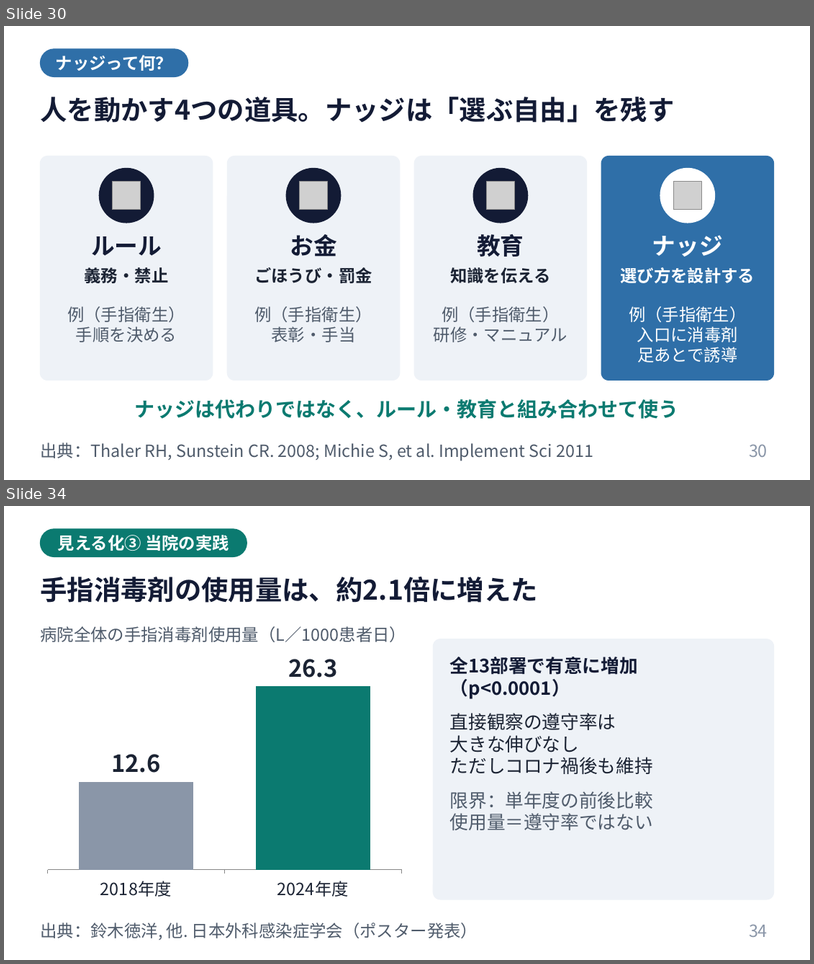
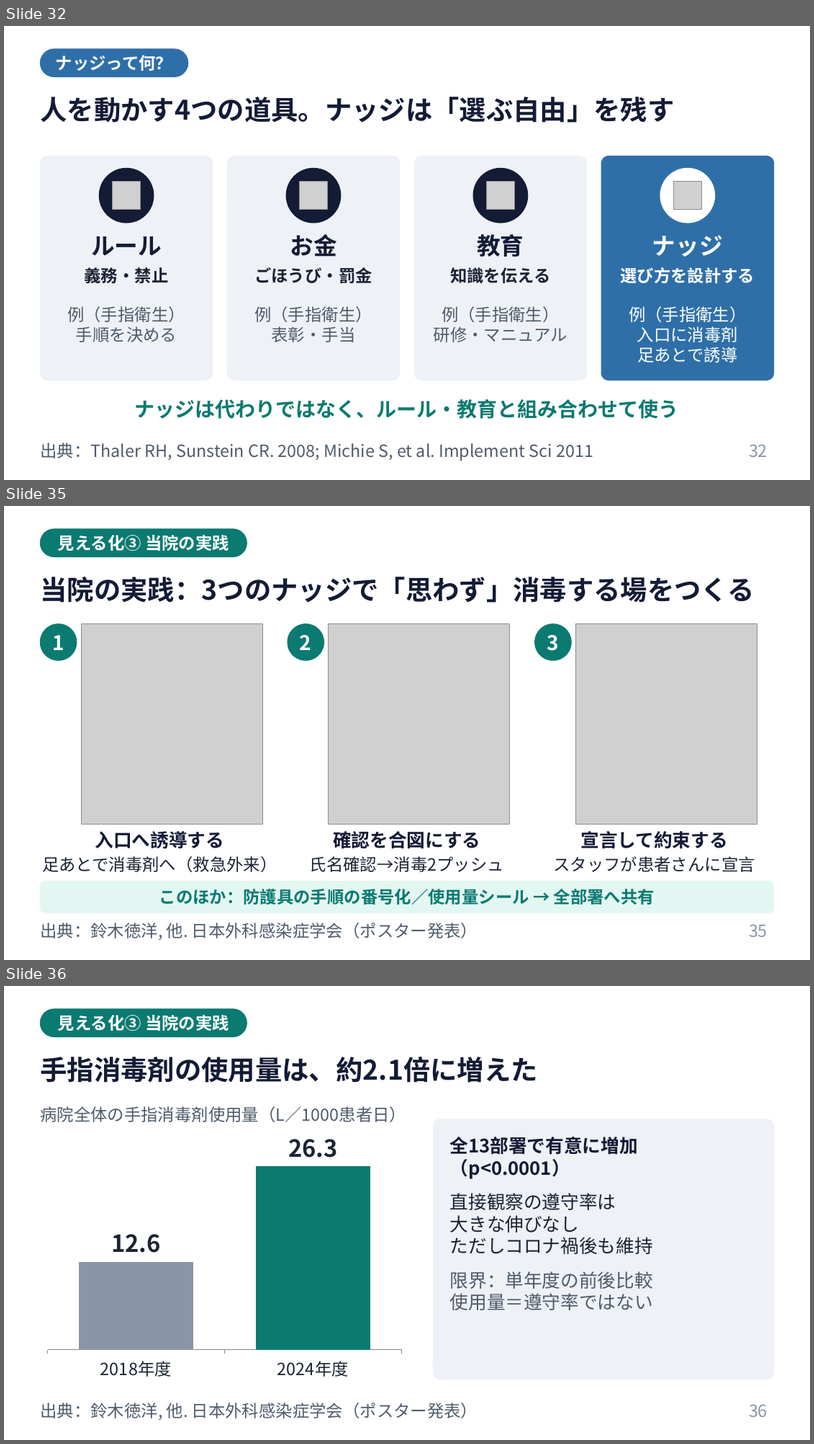
Before and after one commit to nsuzuki88-bit/my-web, a slide deck: lectures/behavioral-science-invisible-enemy/行動科学は感染対策の見えない敵を可視化する.pptx. Shown one above the other, each under a label of ours: slides 30 and 34 before the commit, slides 32, 35 and 36 after it; the slides between them are not shown. The pictures are 814x964 and 814x1444 pixels, drawn with LibreOffice and Linux fonts; fonts in the diff are those of the drawing; grey boxes stand for pictures. Boxes give left, top, right and bottom in pixels: in the first picture for what was removed or moved away, otherwise in the second. Text is boxed around its words. In the diff, an @@ line names an element or a change of style, - is before the commit and + after.

```diff
--- a/lectures/behavioral-science-invisible-enemy/行動科学は感染対策の見えない敵を可視化する.pptx
+++ b/lectures/behavioral-science-invisible-enemy/行動科学は感染対策の見えない敵を可視化する.pptx
@@ slide 35 added at <box>4,506,810,960</box>, background #FFFFFF @@
@@ rounded rectangle added at <box>40,529,247,557</box>, fill #0B7A70, outline #0B7A70 1 pt @@
@@ text added at <box>58,535,229,551</box>, 20 pt, text #FFFFFF, bold @@
+見える化③ 当院の実践
@@ text added at <box>40,577,755,602</box>, 32 pt, text #131B35, bold @@
+当院の実践：3つのナッジで「思わず」消毒する場をつくる
@@ ellipse added at <box>40,624,77,660</box>, fill #0B7A70, outline #0B7A70 1 pt @@
@@ text added at <box>52,635,64,650</box>, 24 pt, text #FFFFFF, bold @@
+1
@@ picture added at <box>81,624,262,824</box> @@
@@ ellipse added at <box>288,624,324,660</box>, fill #0B7A70, outline #0B7A70 1 pt @@
@@ text added at <box>300,635,312,650</box>, 24 pt, text #FFFFFF, bold @@
+2
@@ picture added at <box>329,624,510,824</box> @@
@@ ellipse added at <box>535,624,571,660</box>, fill #0B7A70, outline #0B7A70 1 pt @@
@@ text added at <box>548,635,560,651</box>, 24 pt, text #FFFFFF, bold @@
+3
@@ picture added at <box>576,624,758,824</box> @@
@@ text added at <box>95,831,224,849</box>, 22 pt, text #131B35, bold @@
+入口へ誘導する
@@ text added at <box>333,831,481,849</box>, 22 pt, text #131B35, bold @@
+確認を合図にする
@@ text added at <box>581,831,728,849</box>, 22 pt, text #131B35, bold @@
+宣言して約束する
@@ text added at <box>42,856,278,872</box>, 20 pt, text #1B2333 @@
+足あとで消毒剤へ（救急外来）
@@ text added at <box>310,856,504,872</box>, 20 pt, text #1B2333 @@
+氏名確認→消毒2プッシュ
@@ text added at <box>553,856,756,872</box>, 20 pt, text #1B2333 @@
+スタッフが患者さんに宣言
@@ rounded rectangle added at <box>40,881,774,913</box>, fill #E3F7F2, outline #E3F7F2 1 pt @@
@@ text added at <box>160,888,655,904</box>, 20 pt, text #0B7A70, bold @@
+このほか：防護具の手順の番号化／使用量シール → 全部署へ共有
@@ text added at <box>40,922,478,939</box>, 20 pt, text #4F5B6B @@
+出典：鈴木徳洋, 他. 日本外科感染症学会（ポスター発表）
@@ page number added at <box>749,924,768,937</box>, 20 pt, text #8A96A8 @@
+35
@@ what was slide 30 is now slide 32 @@
@@ page number at <box>749,444,768,457</box>: text changed @@
-30
+32
@@ what was slide 34 is now slide 36 @@
@@ page number at <box>749,1404,768,1417</box>: text changed @@
-34
+36
```
Also in this commit, not shown: 2 slides changed, 2 other slides added, 2 slides removed, 9 other files.
